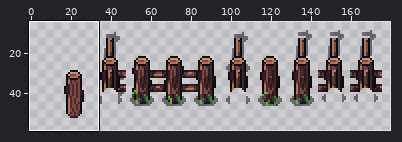
Pixel-art file, stored at Assets/Art/Aseprite/WoodFence.aseprite. Above, an overview of the earlier version with the close-up marked.
Close-up. Before:
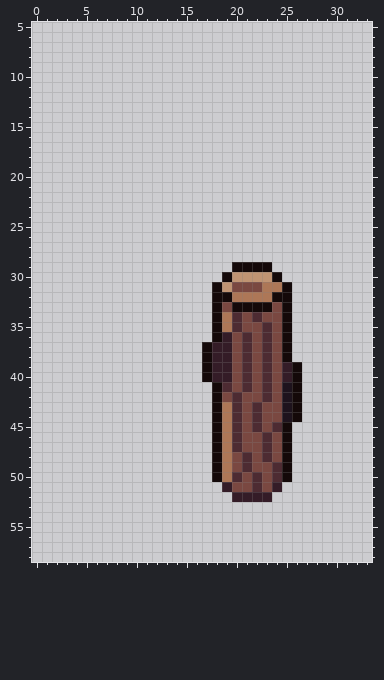
192x64 pixels, 1 frame. Pixels under 10% opacity are left out. Colours within 5 levels of each other are drawn and written as one. Shown: x 0..33, y 5..58. The wide view leaves out empty margins.
The result:
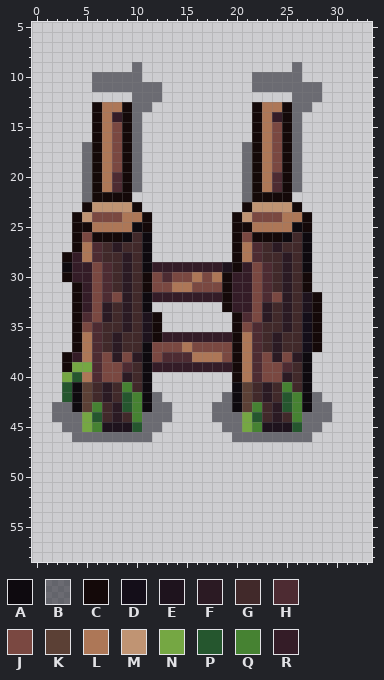
Palette (. is transparent): A #0e0a0f  B #090a1480  C #140909  D #140e19  E #1e131d  F #2b1a23  G #41292a  H #4d2b32  J #7a4841  K #5b4035  L #ad7757  M #c09473  N #75a743  P #25562e  Q #468232  R #341c27
The exact change:
y 9: x 10 . -> B; x 26 . -> B
y 10: x 6..10 ..... -> BBBBB; x 22..26 ..... -> BBBBB
y 11: x 6..12 ....... -> BBBBBBB; x 22..28 ....... -> BBBBBBB
y 12: x 10..12 ... -> BBB; x 26..28 ... -> BBB
y 13: x 6..11 ...... -> CLLCBB; x 22..27 ...... -> CLLCBB
y 14: x 6..10 ..... -> CLRCB; x 22..26 ..... -> CLRCB
y 15..16: x 6..10 ..... -> CLJCB; x 22..26 ..... -> CLJCB
y 17..19: x 5..10 ...... -> BCLJCB; x 21..26 ...... -> BCLJCB
y 20..21: x 5..10 ...... -> BCLHCB; x 21..26 ...... -> BCLHCB
y 22: x 5..9 ..... -> BCCCC; x 21..25 ..... -> BCCCC
y 23: x 5..10 ...... -> CMMMMC; x 21..26 ...... -> CMMMMC
y 24: x 4..11 ........ -> CMJJJLLC; x 20..27 ........ -> CMJJJLLC
y 25: x 4..11 ........ -> CCLLLLAC; x 20..27 ........ -> CCLLLLAC
y 26: x 4..11 ........ -> CJCCCAGA; x 20..27 ........ -> CJCCCAGA
y 27: x 4..11 ........ -> CLHGFGGA; x 20..27 ........ -> CLHGFGGA
y 28: x 3..11 ......... -> CRLHGGFGA; x 20..27 ........ -> CLHGGFGA
y 29: x 3..19 ................. -> ARRJHGFGARRRRRRRE; x 21..27 CCC.... -> RJHGFGA
y 30: x 3..18 ................ -> CRRJHGFGCJHJJLJL; x 20..27 MMMMC... -> RRJHGFGC
y 31: x 4..21 ..............CMJJ -> CRJHGFGCJJLLJJJCRR; x 23..27 LLC.. -> HGFGC
y 32: x 4..18 ..............C -> CRJHJFGARRRRRRR; x 20..28 LLLLCC... -> RRJHJFGEC
y 33: x 4..11 ........ -> CRJFGFGA; x 18..28 CJCCCCJC... -> .CRRJFGFGEC
y 34: x 4..12 ......... -> CHJFGFGEC; x 18..28 CLHJHJJC... -> ..CHJFGFGDC
y 35: x 4..12 ......... -> CJHGGFGEC; x 18..20 CLH -> ..C; x 22..28 JHJC... -> HGGFGDC
y 36: x 4..18 ..............C -> CLHGFGGECRRRRRR; x 20..28 JHJHJC... -> CLHGFGGDC
y 37: x 4..28 .............CRRJHJHJC... -> CLHGFGGAJJJLJJJJCLHGFGGDC
y 38: x 3..27 ..............CRRJHJHJC.. -> CRLHJFJFAJHHHLLLJCLHJFJFA
y 39: x 3..17 ..............C -> CNNHJJHGARRRRRR; x 20..23 JHJH -> CLHJ; x 25..27 RC. -> HGA
y 40: x 3..11 ......... -> NPLHJJFGA; x 17..23 CRRJHJH -> ...CLHJ; x 25..27 RC. -> FGA
y 41: x 3..11 ......... -> PAKGFGQGA; x 18..27 CHJHJHJEC. -> ..AKGFGQGA
y 42: x 3..12 .......... -> PAKGFGPQAB; x 18..28 CJHJJHJEC.. -> .BAKGFGPQAB
y 43: x 2..13 ............ -> BBAKQGFPQABB; x 18..29 CLHJHJJEC... -> BBAKQGFPQABB
y 44: x 2..13 ............ -> BBBNPGFGQBBB; x 18..29 CLHJHJJEC... -> BBBNPGFGQBBB
y 45: x 3..12 .......... -> BBNQEEEPBB; x 18..28 CLHJHJHC... -> .BBNQEEEPBB
y 46: x 4..11 ........ -> BBBBBBBB; x 18..27 CLHJJHJC.. -> ..BBBBBBBB
y 47: x 18..25 CLHJJHJC -> ........
y 48: x 18..25 CLJHJHJC -> ........
y 49: x 18..25 CLJHJJHC -> ........
y 50: x 18..25 CLHJHJHC -> ........
y 51: x 19..24 RJJHJR -> ......
y 52: x 20..23 RRRR -> ....
Boxes around the changes in both close-ups, in picture pixels (x1, y1, x2, y2):
changed: (52, 62, 332, 502)
